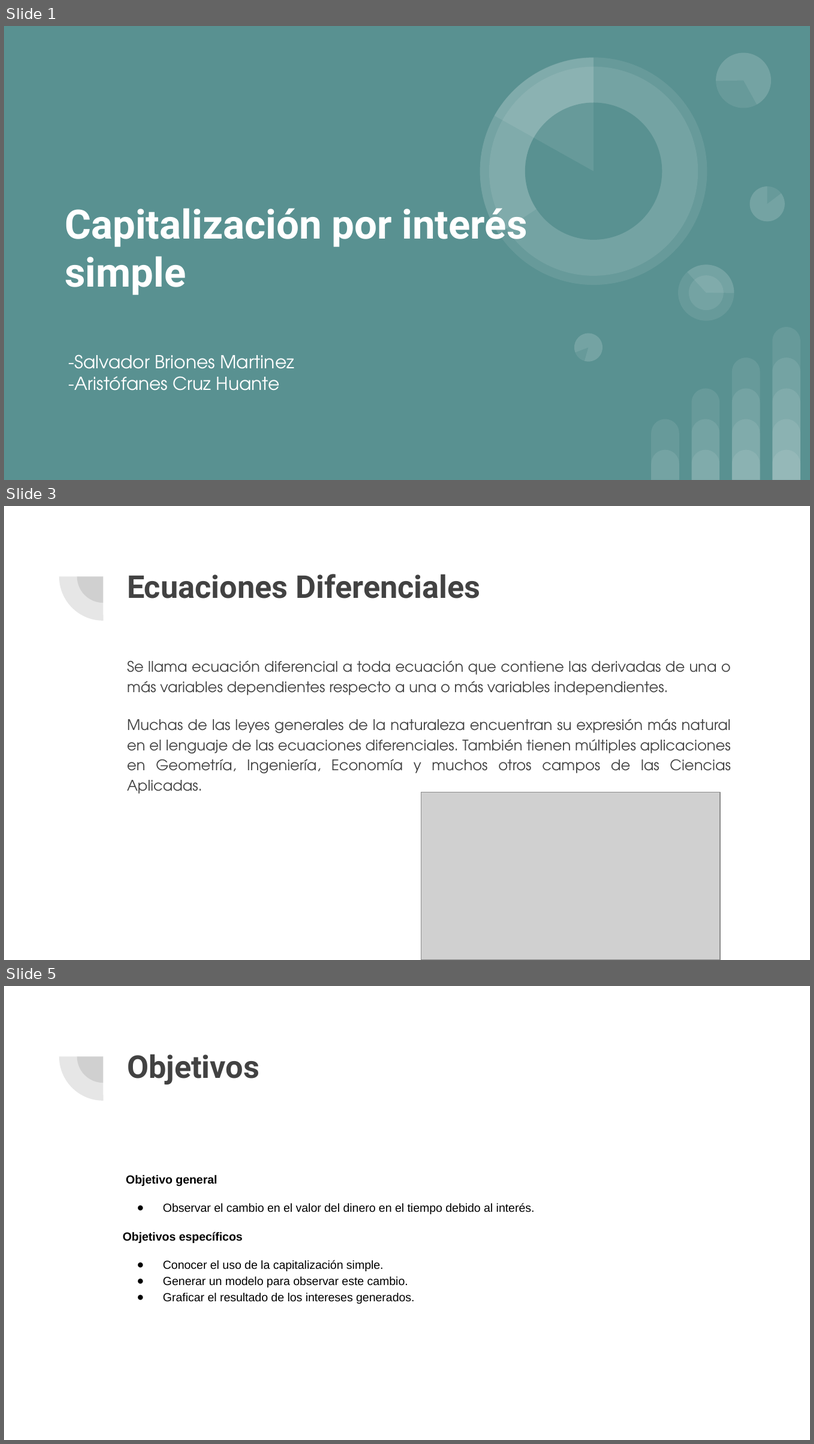
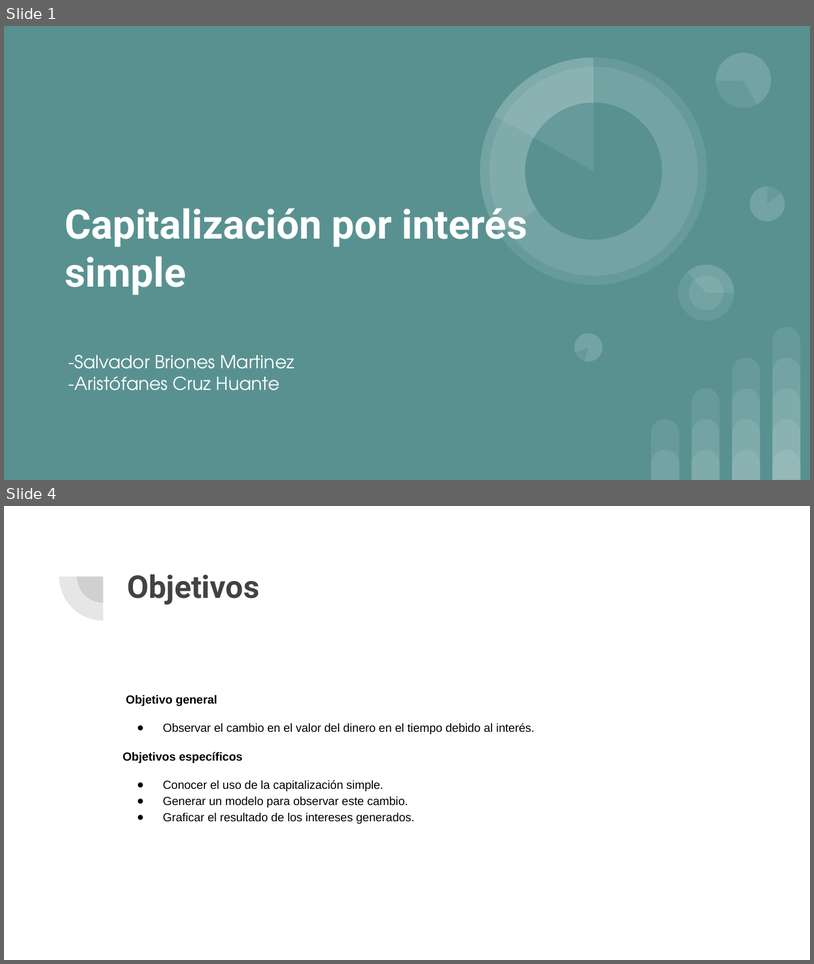
Before and after one commit to sbriones97/proyecto_modulo3, a slide deck: Proyecto_Modulo3.pptx. Shown one above the other, each under a label of ours: slides 1, 3 and 5 before the commit, slides 1 and 4 after it; the slides between them are not shown. The pictures are 814x1444 and 814x964 pixels, drawn with LibreOffice and Linux fonts; fonts in the diff are those of the drawing; grey boxes stand for pictures. Boxes give left, top, right and bottom in pixels: in the first picture for what was removed or moved away, otherwise in the second. Text is boxed around its words. In the diff, an @@ line names an element or a change of style, - is before the commit and + after.

```diff
--- a/Proyecto_Modulo3.pptx
+++ b/Proyecto_Modulo3.pptx
@@ slide 3 removed at <box>4,506,810,960</box>, background #FFFFFF; not listed: 2 template elements that a slide beside it also shows @@
@@ title removed at <box>127,574,480,598</box> @@
-Ecuaciones Diferenciales
@@ text removed at <box>127,660,731,793</box> @@
-Se llama ecuación diferencial a toda ecuación que contiene las derivadas de una o más variables dependientes respecto a una o más variables independientes.
-Muchas de las leyes generales de la naturaleza encuentran su expresión más natural en el lenguaje de las ecuaciones diferenciales. También tienen múltiples aplicaciones en Geometría, Ingeniería, Economía y muchos otros campos de las Ciencias Aplicadas.
@@ picture removed at <box>422,792,721,960</box> @@
@@ what was slide 5 is now slide 4 @@
```
Also in this commit, not shown: 4 slides changed, 1 slide added, 1 other file.
